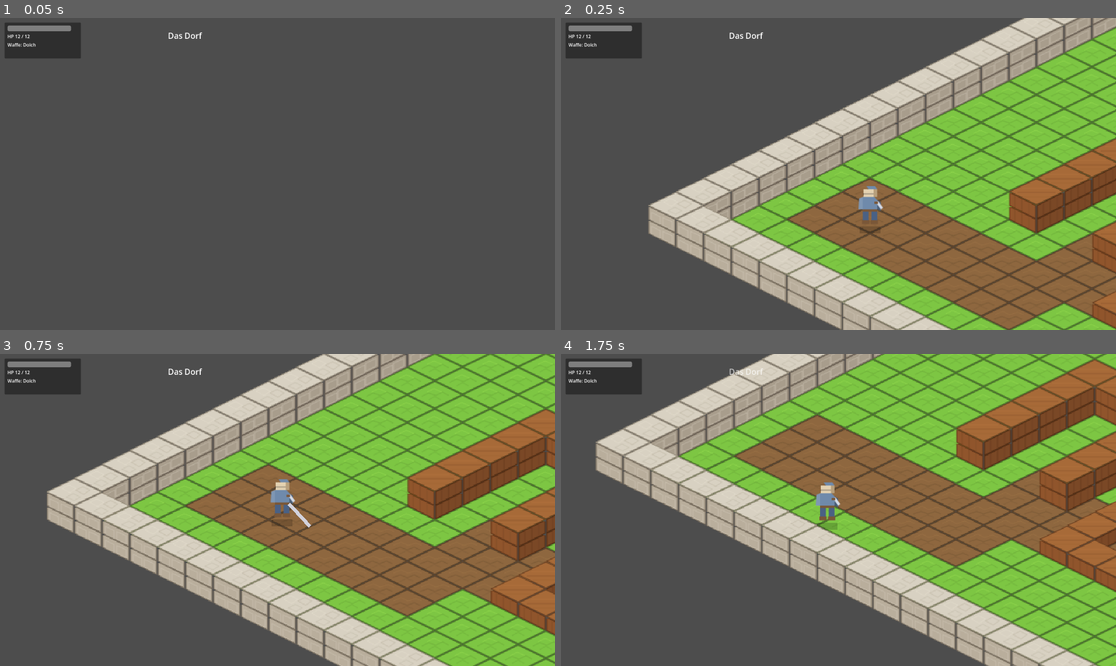
Above: before the commit, frames 1-4 (two rows, left to right).
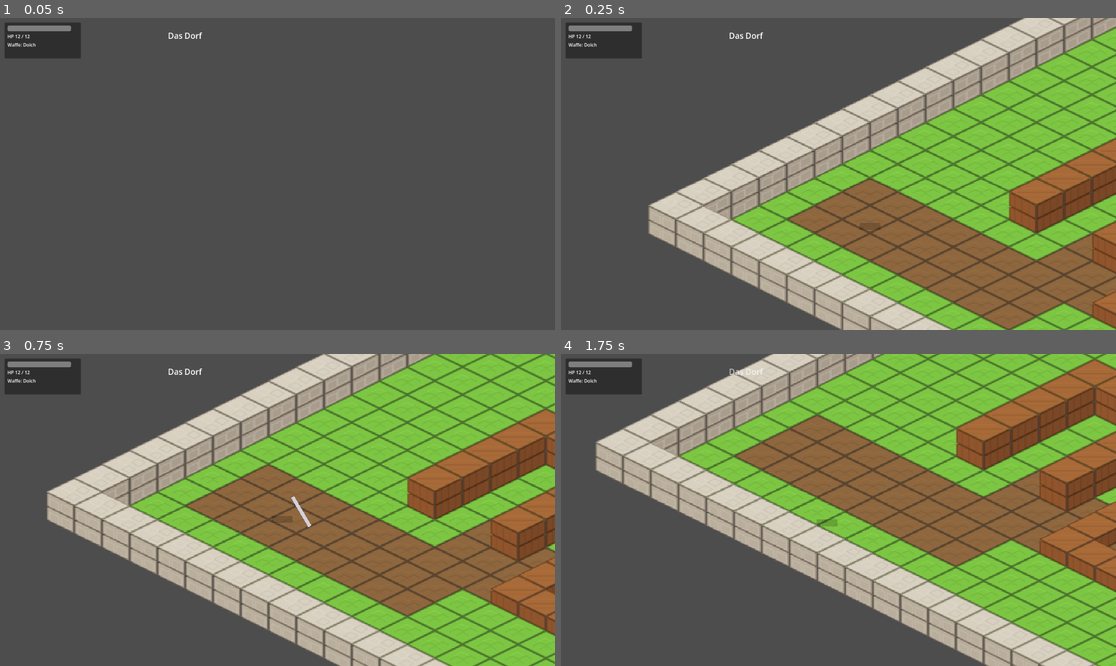
Above: after the commit, the same moments.

Repository: Taunaria/tartaros-engine-prototype
Game: Godot game, scene res://scenes/game/Game.tscn
The game is run twice, just before and just after one commit, with the same random seed, the same clock (stepped at 60 frames per second) and the same inputs.
Inputs:
- Up to frame 1 (0.05 s): no input
- Up to frame 2 (0.25 s): no input
- Up to frame 3 (0.75 s): tap Enter at 0.5 s; hold D (move_right) from 0.53 s (still down); tap Space (attack) at 0.6 s
- Up to frame 4 (1.75 s): release D (move_right) at 1.28 s; hold S (move_down) from 1.28 s (still down); tap E (interact) at 1.35 s

Frame 1 is identical in both runs. In frame 2, 0.3% of the frame differs, in the area x 53-59%, y 53-69%; in frame 3, 0.4%, in the area x 48-57%, y 40-56%; in frame 4, 0.4%.

Commit message:
Add generated character textures and loader
Add generated PNG character textures and corresponding .import metadata for player_warrior, zombie, skeleton, and boss_guardian (including output/imagegen .import files). Update scripts/visual/character_visuals.gd to use texture_path entries instead of preloaded SVGs, adjust draw sizes, anchor and shadow offsets for each visual, and add a _texture_cache plus runtime image loading in get_texture with error warnings.

Diff:
--- a/scripts/visual/character_visuals.gd
+++ b/scripts/visual/character_visuals.gd
@@ -1,35 +1,37 @@
 extends RefCounted
 class_name CharacterVisuals
 
+static var _texture_cache: Dictionary = {}
+
 const VISUALS := {
 	"player": {
-		"texture": preload("res://assets/textures/characters/player_warrior.svg"),
-		"draw_size": Vector2(40, 50),
-		"anchor_offset": Vector2(-20, -42),
+		"texture_path": "res://assets/textures/characters/generated/player_warrior.png",
+		"draw_size": Vector2(54, 68),
+		"anchor_offset": Vector2(-27, -60),
 		"shadow_size": Vector2(24, 8),
-		"shadow_offset": Vector2(-12, 8),
-		"weapon_anchor": Vector2(8, -10)
+		"shadow_offset": Vector2(-12, 4),
+		"weapon_anchor": Vector2(12, -18)
 	},
 	"zombie": {
-		"texture": preload("res://assets/textures/characters/zombie.svg"),
-		"draw_size": Vector2(42, 52),
-		"anchor_offset": Vector2(-21, -44),
+		"texture_path": "res://assets/textures/characters/generated/zombie.png",
+		"draw_size": Vector2(52, 68),
+		"anchor_offset": Vector2(-26, -60),
 		"shadow_size": Vector2(24, 8),
-		"shadow_offset": Vector2(-12, 8)
+		"shadow_offset": Vector2(-12, 4)
 	},
 	"skeleton": {
-		"texture": preload("res://assets/textures/characters/skeleton.svg"),
-		"draw_size": Vector2(38, 50),
-		"anchor_offset": Vector2(-19, -42),
+		"texture_path": "res://assets/textures/characters/generated/skeleton.png",
+		"draw_size": Vector2(50, 68),
+		"anchor_offset": Vector2(-25, -60),
 		"shadow_size": Vector2(22, 7),
-		"shadow_offset": Vector2(-11, 8)
+		"shadow_offset": Vector2(-11, 4)
 	},
 	"boss": {
-		"texture": preload("res://assets/textures/characters/boss_guardian.svg"),
-		"draw_size": Vector2(58, 68),
-		"anchor_offset": Vector2(-29, -58),
+		"texture_path": "res://assets/textures/characters/generated/boss_guardian.png",
+		"draw_size": Vector2(74, 86),
+		"anchor_offset": Vector2(-37, -78),
 		"shadow_size": Vector2(34, 10),
-		"shadow_offset": Vector2(-17, 10)
+		"shadow_offset": Vector2(-17, 5)
 	}
 }
 
@@ -41,7 +43,19 @@
 static func get_texture(visual_id: String) -> Texture2D:
 	if not VISUALS.has(visual_id):
 		return null
-	return VISUALS[visual_id]["texture"]
+	var path: String = VISUALS[visual_id].get("texture_path", "")
+	if path.is_empty():
+		return null
+	if _texture_cache.has(path):
+		return _texture_cache[path]
+	var image := Image.new()
+	var error: Error = image.load(ProjectSettings.globalize_path(path))
+	if error != OK:
+		push_warning("CharacterVisuals: failed to load texture %s" % path)
+		return null
+	var texture := ImageTexture.create_from_image(image)
+	_texture_cache[path] = texture
+	return texture
 
 
 static func get_draw_rect(visual_id: String, base: Vector2) -> Rect2:
Binary file added: assets/textures/characters/generated/boss_guardian.png
Not shown, added: assets/textures/characters/generated/boss_guardian.png.import
Binary file added: assets/textures/characters/generated/player_warrior.png
Not shown, added: assets/textures/characters/generated/player_warrior.png.import
Binary file added: assets/textures/characters/generated/skeleton.png
Not shown, added: assets/textures/characters/generated/skeleton.png.import
Binary file added: assets/textures/characters/generated/zombie.png
Not shown, added: assets/textures/characters/generated/zombie.png.import
Not shown, added: output/imagegen/characters/boss.png.import
Not shown, added: output/imagegen/characters/player_warrior.png.import
Not shown, added: output/imagegen/characters/skeleton.png.import
Not shown, added: output/imagegen/characters/zombie.png.import
